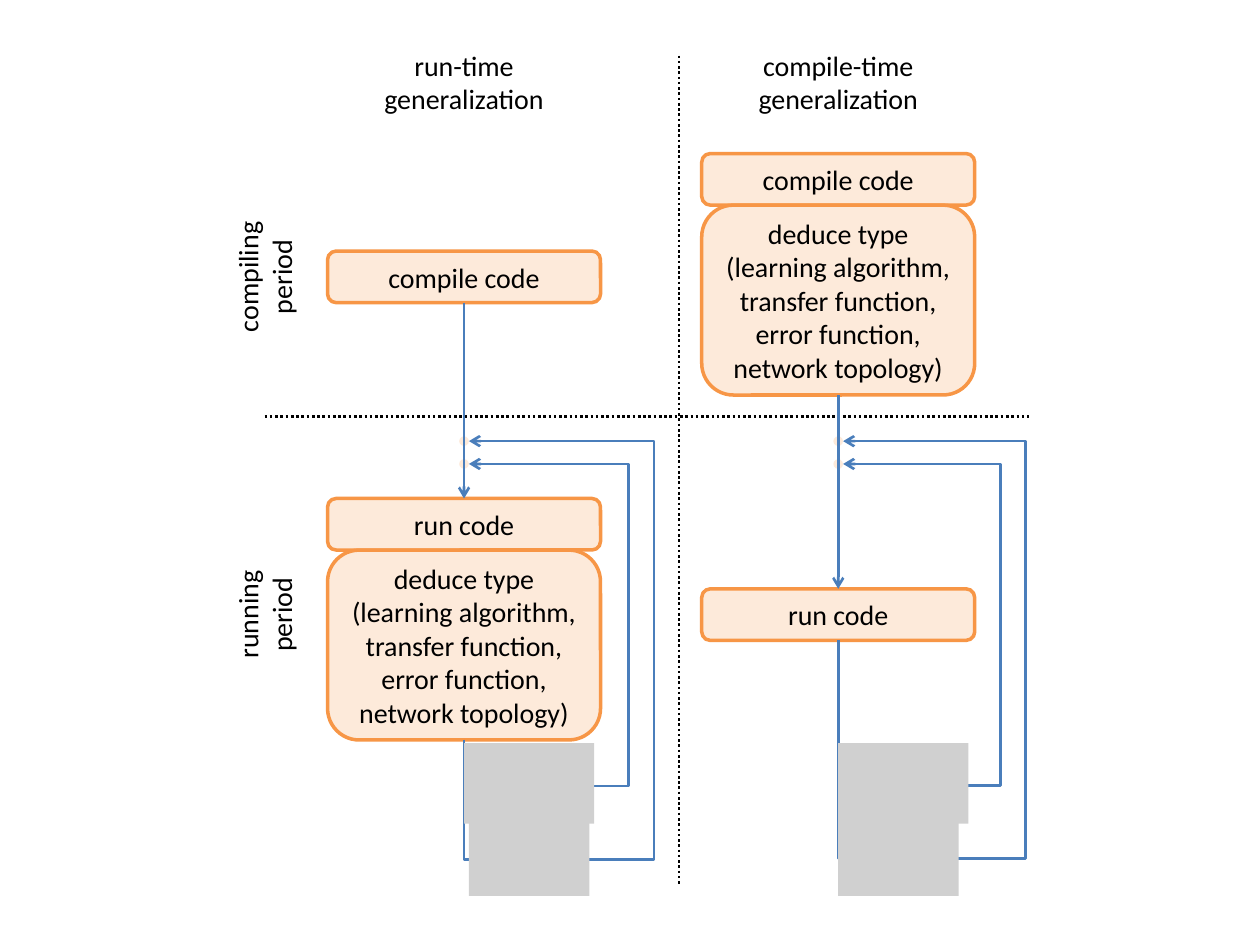
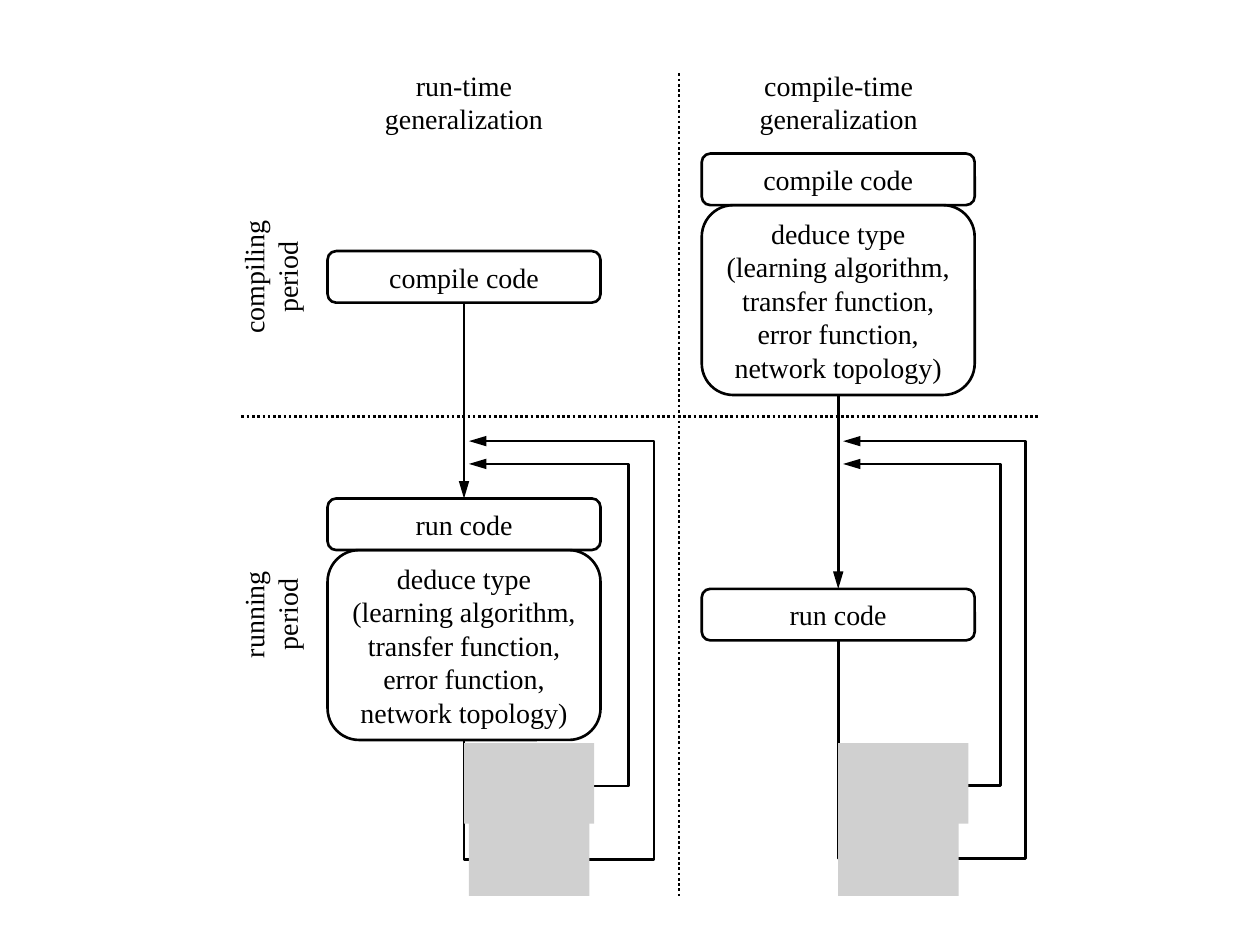
Before and after one commit to wenduow/BeefNet, a slide deck: slide 8 of trunk/pic/pic.pptx. Drawn at 1260x945 pixels with LibreOffice and Linux fonts; fonts in the diff are those of the drawing; grey boxes stand for pictures. Boxes give left, top, right and bottom in pixels: in the first picture for what was removed or moved away, otherwise in the second. Text is boxed around its words. In the diff, an @@ line names an element or a change of style, - is before the commit and + after.

```diff
--- a/trunk/pic/pic.pptx
+++ b/trunk/pic/pic.pptx
@@ text "run-time generalization": place and size @@
-text "run-time generalization" at bbox=[384, 56, 543, 114]
+text "run-time generalization" at bbox=[385, 77, 543, 135]
@@ line moved from (679, 55) - (679, 886) to (679, 73) - (679, 896) @@
@@ font Calibri to Times New Roman in 4 elements at bbox=[239, 579, 304, 656], bbox=[239, 231, 304, 330], bbox=[385, 77, 543, 135], bbox=[760, 76, 918, 135] @@
@@ text "compile-time generalization": place and size @@
-text "compile-time generalization" at bbox=[759, 56, 918, 114]
+text "compile-time generalization" at bbox=[760, 76, 918, 135]
@@ arrow moved from (464, 469) - (464, 499) to (464, 302) - (464, 499) @@
@@ arrow (464, 302) - (464, 499): stroke #4B7EBC 1.5 pt to #000000 1.5 pt; arrowheads changed @@
@@ line moved from (265, 416) - (1029, 416) to (242, 416) - (1040, 416) @@
@@ arrow moved from (838, 469) - (838, 588) to (838, 396) - (838, 588) @@
@@ arrow (838, 396) - (838, 588): stroke #4B7EBC 1.5 pt to #000000 1.5 pt; arrowheads changed @@
@@ group removed at bbox=[459, 302, 843, 470]: 4 ellipses, 4 lines @@
@@ elbow arrow (464, 740) - (469, 441): stroke #4B7EBC 1.5 pt to #000000 1.5 pt; arrowheads changed @@
@@ elbow arrow (838, 640) - (843, 441): stroke #4B7EBC 1.5 pt to #000000 1.5 pt; arrowheads changed @@
@@ elbow arrow (464, 740) - (469, 464): stroke #4B7EBC 1.5 pt to #000000 1.5 pt; arrowheads changed @@
@@ elbow arrow (838, 640) - (843, 464): stroke #4B7EBC 1.5 pt to #000000 1.5 pt; arrowheads changed @@
@@ font Calibri to Times New Roman; fill #F79646 at 20% opacity to none; outline #F79646 2 pt to #000000 1.5 pt in 6 elements at bbox=[328, 551, 601, 741], bbox=[328, 251, 601, 302], bbox=[702, 154, 975, 205], bbox=[702, 205, 975, 396], bbox=[702, 588, 975, 640], bbox=[328, 499, 601, 551] @@
```
Also in this commit, not shown: 3 other slides changed, 1 slide added, 13 other files.
